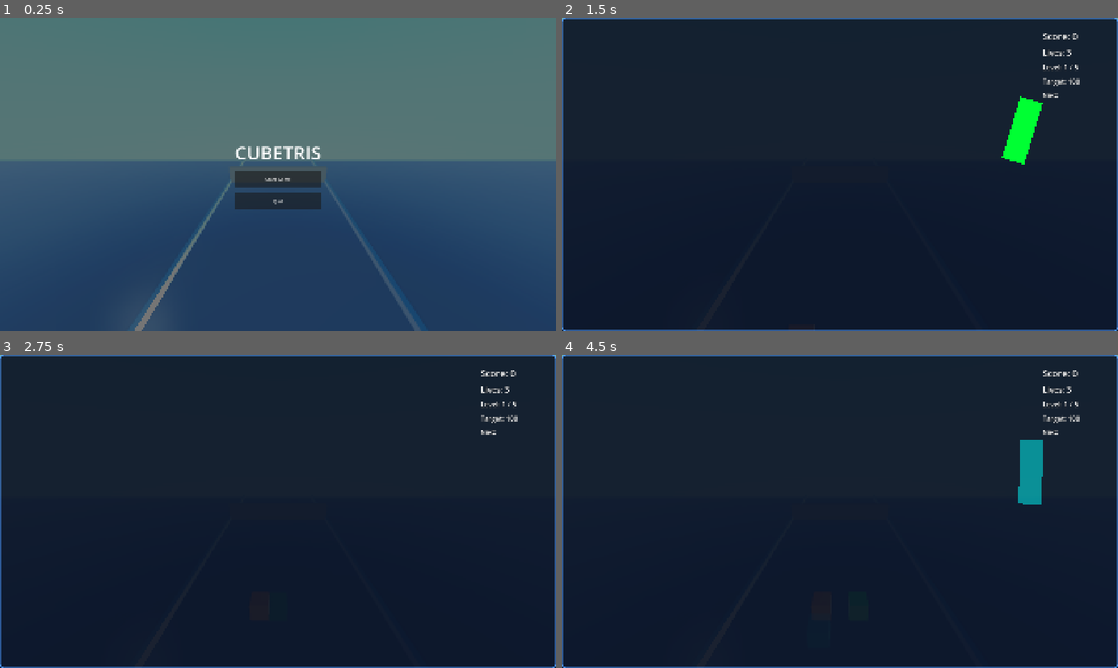
Above: before the commit, frames 1-4 (two rows, left to right).
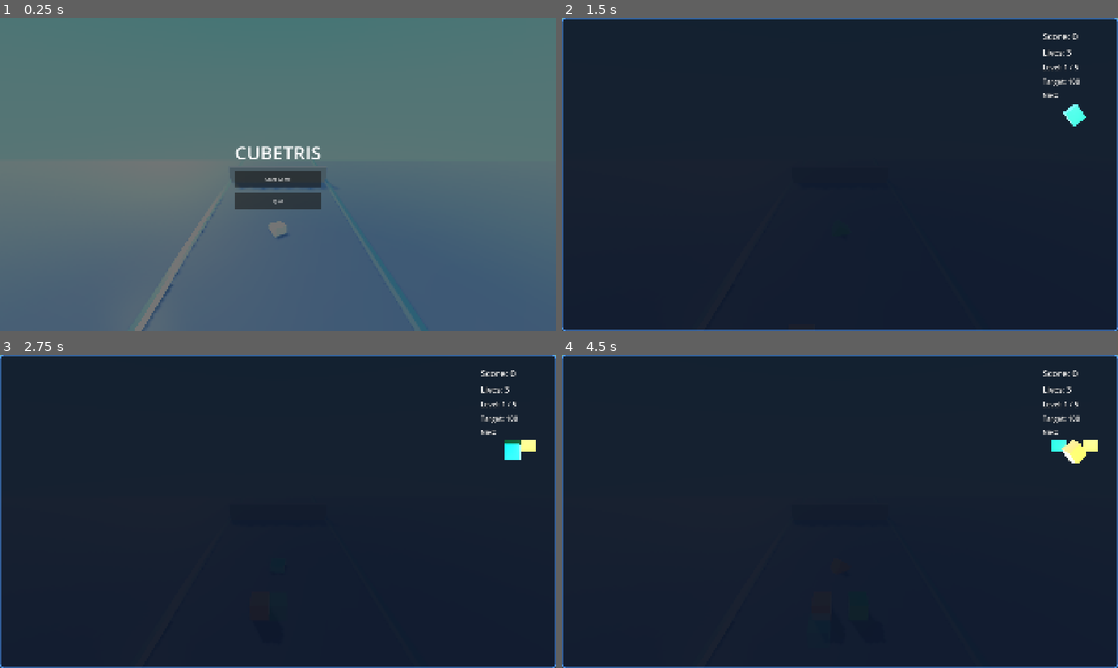
Above: after the commit, the same moments.

Repository: ddachkinov/Cubetris
Game: Godot game, scene res://Scenes/MainGame.tscn
Two runs of this game, one before a commit and one after it. Both use one fixed random seed, a clock stepped at 60 frames per second and the inputs below.
Inputs (mouse positions are in pixels of both pictures, inside the frame that each line leads up to):
- Up to frame 1 (0.25 s): no input
- Up to frame 2 (1.5 s): click "Start Game" at 0.5 s; move the mouse to (962, 158) at 1.27 s; hold D (move_right) from 1.28 s (still down); tap Space (launch) at 1.35 s; click (962, 158) at 1.42 s
- Up to frame 3 (2.75 s): release D (move_right) at 2 s; drag from (166, 527) to (250, 574) at 2.02 s
- Up to frame 4 (4.5 s): move the mouse to (895, 442) at 2.77 s; hold D (move_right) 2.78-3.5 s; tap Space (launch) at 2.85, 4.35 s; drag from (812, 574) to (673, 464) at 3.52 s; move the mouse to (1006, 558) at 4.27 s; hold A (move_left) from 4.28 s (still down)

The runs differ from the first frame. In frame 1, 51% of the frame differs, in the area x 0-100%, y 45-100%; in frame 2, 1.0%; in frame 3, 0.3%; in frame 4, 1.3%.

Commit message:
PHASE 1: Fix 3D cube preview in UI
- Replace ColorRect with proper SubViewportContainer + SubViewport structure
- Created NextCubePreview3D.gd script for 3D cube rendering and rotation
- SubViewport contains full 3D scene: Camera3D (orthogonal), DirectionalLight3D, CubeMesh
- Cube rotates continuously in 3D space (Y and X axes)
- Cube material matches in-game cubes (glossy, rim lighting, slight emission)
- Transparent background in SubViewport
- Updated UIManager.gd to reference SubViewport and call set_cube_color()
- Removed old 2D rotation code from UIManager._process()

This should fix the stretched rectangle issue - now renders as proper 1:1:1 cube.

Diff:
--- a/Assets/Godot/Scenes/MainGame.tscn
+++ b/Assets/Godot/Scenes/MainGame.tscn
@@ -8,6 +8,7 @@
 [ext_resource type="PackedScene" path="res://Scenes/Prefabs/ObstaclePrefab.tscn" id="6_obs"]
 [ext_resource type="PackedScene" path="res://Scenes/Prefabs/EnemyPrefab.tscn" id="7_enemy"]
 [ext_resource type="Shader" path="res://Shaders/GradientSky.gdshader" id="8_sky"]
+[ext_resource type="Script" path="res://Scripts/UI/NextCubePreview3D.gd" id="9_preview"]
 
 [sub_resource type="BoxMesh" id="BoxMesh_wall"]
 size = Vector3(12, 2, 0.5)
@@ -104,6 +105,16 @@
 shadow_size = 8
 shadow_offset = Vector2(0, 4)
 
+[sub_resource type="BoxMesh" id="BoxMesh_preview_cube"]
+size = Vector3(1, 1, 1)
+
+[sub_resource type="Environment" id="Environment_preview"]
+background_mode = 1
+background_color = Color(0, 0, 0, 0)
+ambient_light_source = 3
+ambient_light_color = Color(0.9, 0.95, 1, 1)
+ambient_light_energy = 0.5
+
 ; ─── Scene root ──────────────────────────────────────────────────────────────
 [node name="MainGame" type="Node3D"]
 
@@ -260,10 +271,37 @@
 theme_override_constants/outline_size = 4
 theme_override_font_sizes/font_size = 20
 
-[node name="NextCubePreview" type="ColorRect" parent="UIManager/HUDPanel/MarginContainer/VBoxContainer"]
-layout_mode = 2
-color = Color(1, 0, 0, 1)
+[node name="NextCubePreview" type="SubViewportContainer" parent="UIManager/HUDPanel/MarginContainer/VBoxContainer"]
+layout_mode = 2
 custom_minimum_size = Vector2(80, 80)
+stretch = true
+
+[node name="SubViewport" type="SubViewport" parent="UIManager/HUDPanel/MarginContainer/VBoxContainer/NextCubePreview"]
+transparent_bg = true
+size = Vector2i(80, 80)
+render_target_update_mode = 4
+script = ExtResource("9_preview")
+
+[node name="PreviewScene" type="Node3D" parent="UIManager/HUDPanel/MarginContainer/VBoxContainer/NextCubePreview/SubViewport"]
+
+[node name="Camera3D" type="Camera3D" parent="UIManager/HUDPanel/MarginContainer/VBoxContainer/NextCubePreview/SubViewport/PreviewScene"]
+transform = Transform3D(1, 0, 0, 0, 1, 0, 0, 0, 1, 0, 0, 3)
+projection = 1
+size = 1.5
+near = 0.1
+far = 10.0
+
+[node name="DirectionalLight3D" type="DirectionalLight3D" parent="UIManager/HUDPanel/MarginContainer/VBoxContainer/NextCubePreview/SubViewport/PreviewScene"]
+transform = Transform3D(0.866, -0.25, 0.433, 0, 0.866, 0.5, -0.5, -0.433, 0.75, 2, 2, 2)
+light_energy = 0.8
+shadow_enabled = true
+
+[node name="CubeMesh" type="MeshInstance3D" parent="UIManager/HUDPanel/MarginContainer/VBoxContainer/NextCubePreview/SubViewport/PreviewScene"]
+mesh = SubResource("BoxMesh_preview_cube")
+cast_shadow = 1
+
+[node name="WorldEnvironment" type="WorldEnvironment" parent="UIManager/HUDPanel/MarginContainer/VBoxContainer/NextCubePreview/SubViewport/PreviewScene"]
+environment = SubResource("Environment_preview")
 
 ; ── Main-menu panel ───────────────────────────────────────────────────────────
 [node name="MainMenuPanel" type="Panel" parent="UIManager"]
--- /dev/null
+++ b/Assets/Godot/Scripts/UI/NextCubePreview3D.gd
@@ -0,0 +1,64 @@
+extends SubViewport
+
+## NextCubePreview3D — Renders a 3D cube in the UI
+## Attached to the SubViewport node that displays the next cube
+
+# ---------------------------------------------------------------------------
+# Node references
+# ---------------------------------------------------------------------------
+@onready var cube_mesh: MeshInstance3D = $PreviewScene/CubeMesh
+
+# ---------------------------------------------------------------------------
+# State
+# ---------------------------------------------------------------------------
+var rotation_speed: float = 2.0  # radians per second
+var current_color: Color = Color.WHITE
+
+# ---------------------------------------------------------------------------
+# Built-ins
+# ---------------------------------------------------------------------------
+func _ready() -> void:
+	# Set transparent background
+	transparent_bg = true
+
+	# Initialize with white color
+	set_cube_color(Color.WHITE)
+
+
+func _process(delta: float) -> void:
+	# Continuously rotate the cube in 3D space
+	if cube_mesh:
+		cube_mesh.rotate_y(delta * rotation_speed)
+		cube_mesh.rotate_x(delta * rotation_speed * 0.5)
+
+
+# ---------------------------------------------------------------------------
+# Public API
+# ---------------------------------------------------------------------------
+func set_cube_color(color: Color) -> void:
+	"""Update the cube material color"""
+	current_color = color
+
+	if not cube_mesh:
+		return
+
+	# Create glossy material matching in-game cubes
+	var mat := StandardMaterial3D.new()
+	mat.albedo_color = color
+
+	# Glossy finish
+	mat.metallic = 0.0
+	mat.roughness = 0.25
+	mat.metallic_specular = 0.7
+
+	# Rim lighting
+	mat.rim_enabled = true
+	mat.rim = 0.6
+	mat.rim_tint = 0.8
+
+	# Slight emission glow
+	mat.emission_enabled = true
+	mat.emission = color
+	mat.emission_energy_multiplier = 0.1
+
+	cube_mesh.set_surface_override_material(0, mat)
--- a/Assets/Godot/Scripts/UI/UIManager.gd
+++ b/Assets/Godot/Scripts/UI/UIManager.gd
@@ -15,11 +15,11 @@
 # ---------------------------------------------------------------------------
 # HUD elements
 # ---------------------------------------------------------------------------
-@onready var score_label:       Label    = $HUDPanel/MarginContainer/VBoxContainer/ScoreLabel
-@onready var lives_label:       Label    = $HUDPanel/MarginContainer/VBoxContainer/LivesLabel
-@onready var level_label:       Label    = $HUDPanel/MarginContainer/VBoxContainer/LevelLabel
-@onready var target_label:      Label    = $HUDPanel/MarginContainer/VBoxContainer/TargetLabel
-@onready var next_cube_preview: ColorRect = $HUDPanel/MarginContainer/VBoxContainer/NextCubePreview
+@onready var score_label:       Label      = $HUDPanel/MarginContainer/VBoxContainer/ScoreLabel
+@onready var lives_label:       Label      = $HUDPanel/MarginContainer/VBoxContainer/LivesLabel
+@onready var level_label:       Label      = $HUDPanel/MarginContainer/VBoxContainer/LevelLabel
+@onready var target_label:      Label      = $HUDPanel/MarginContainer/VBoxContainer/TargetLabel
+@onready var next_cube_preview: SubViewport = $HUDPanel/MarginContainer/VBoxContainer/NextCubePreview/SubViewport
 
 # ---------------------------------------------------------------------------
 # Result-screen elements
@@ -46,12 +46,6 @@
 	show_main_menu()
 
 
-func _process(delta: float) -> void:
-	# Rotate next cube preview continuously
-	if next_cube_preview and next_cube_preview.has_meta("rotating"):
-		next_cube_preview.rotation += delta * 2.0  # 2 radians per second
-
-
 func _exit_tree() -> void:
 	if GameManager.score_changed.is_connected(_on_score_changed):
 		GameManager.score_changed.disconnect(_on_score_changed)
@@ -76,27 +70,8 @@
 	if not next_cube_preview:
 		return
 
-	# Slide-out animation: push current preview out, bring new one in
-	var tween: Tween = create_tween()
-	tween.set_parallel(false)
-
-	# Slide current preview to the right and fade out
-	tween.tween_property(next_cube_preview, "modulate:a", 0.0, 0.2)
-	tween.tween_property(next_cube_preview, "position:x", 100.0, 0.2)
-
-	# Update color
-	tween.tween_callback(func(): next_cube_preview.color = color)
-
-	# Reset position off-screen to the left
-	tween.tween_callback(func(): next_cube_preview.position.x = -100.0)
-
-	# Slide new preview in from the left and fade in
-	tween.tween_property(next_cube_preview, "modulate:a", 1.0, 0.2)
-	tween.tween_property(next_cube_preview, "position:x", 0.0, 0.2)
-
-	# Add continuous rotation in _process
-	if not next_cube_preview.has_meta("rotating"):
-		next_cube_preview.set_meta("rotating", true)
+	# Call the SubViewport's set_cube_color method (which handles 3D material update)
+	next_cube_preview.set_cube_color(color)
 
 
 func _on_level_loaded(level_data: Dictionary) -> void:
Not shown: 1 places in Assets/Godot/Scenes/MainGame.tscn that only renumber resources
